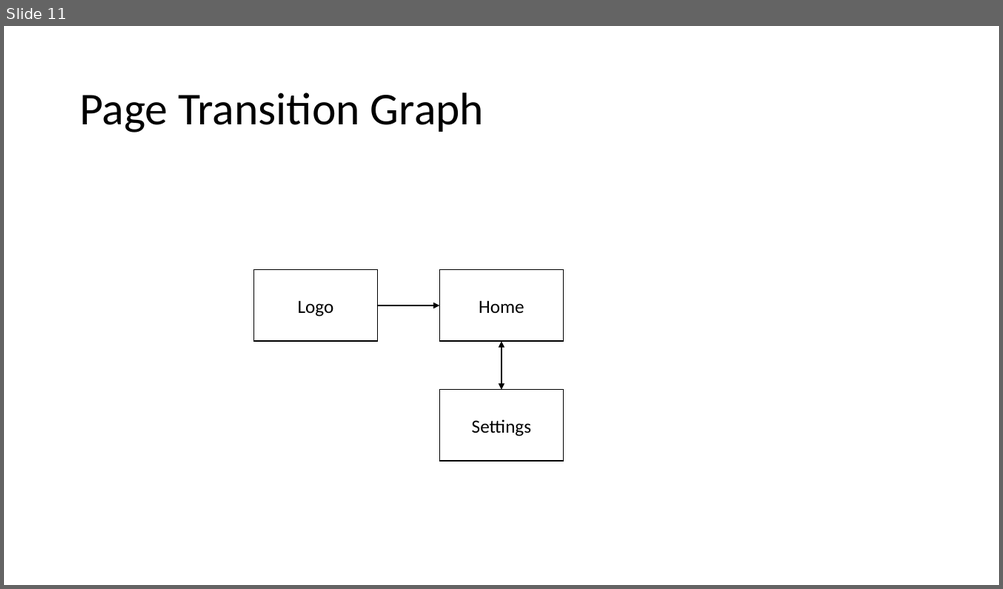
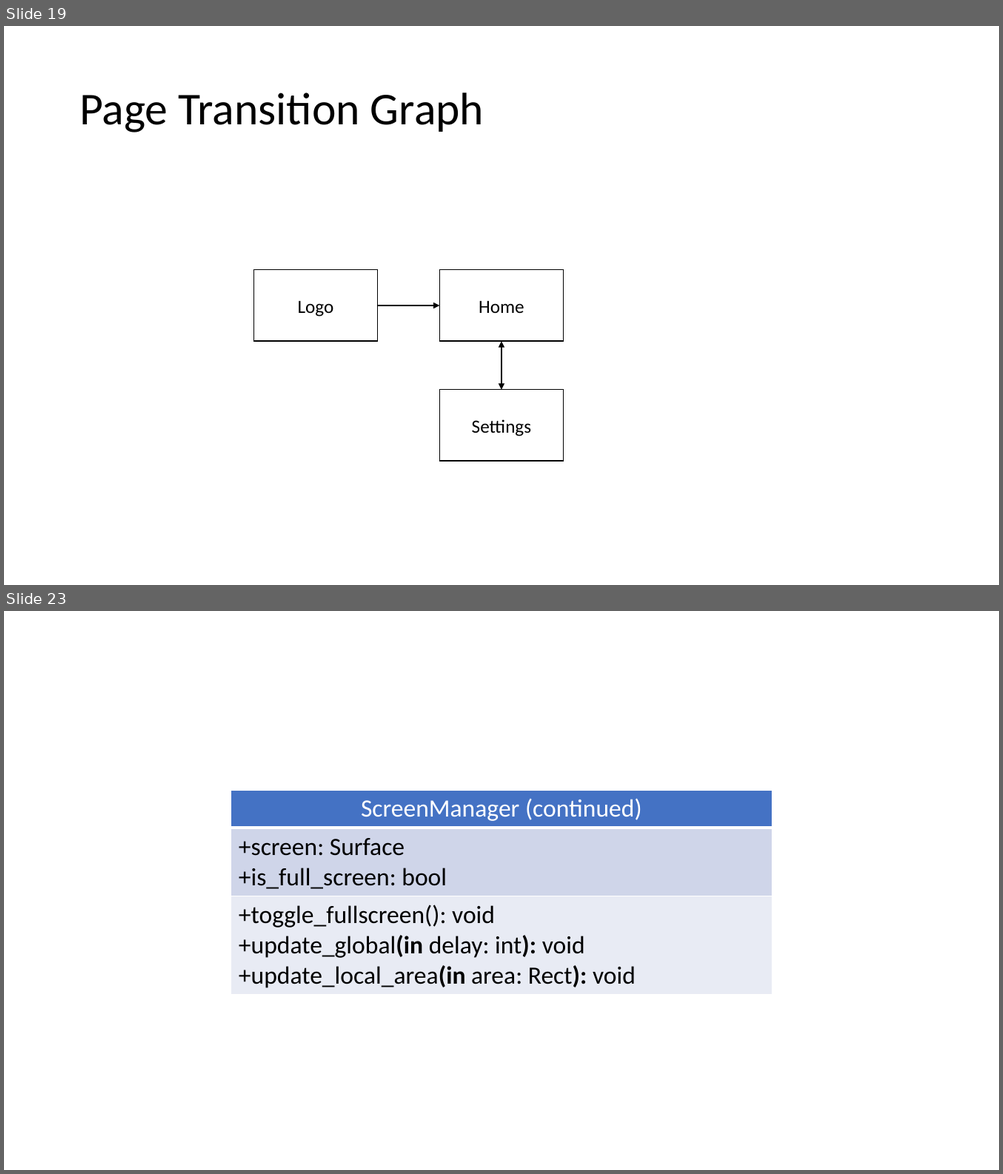
Before and after one commit to wertolf/vocabulary-builder, a slide deck: documentation/diagrams.pptx. Shown one above the other, each under a label of ours: slide 11 before the commit, slides 19 and 23 after it; the slides between them are not shown. The pictures are 1003x589 and 1003x1174 pixels, drawn with LibreOffice and Linux fonts; fonts in the diff are those of the drawing. Boxes give left, top, right and bottom in pixels: in the first picture for what was removed or moved away, otherwise in the second. Text is boxed around its words. In the diff, an @@ line names an element or a change of style, - is before the commit and + after.

```diff
--- a/documentation/diagrams.pptx
+++ b/documentation/diagrams.pptx
@@ slide 23 added at (4, 611, 999, 1170), background #FFFFFF @@
@@ table added at (231, 790, 771, 991), 3 rows, 1 columns @@
+ScreenManager (continued)
++screen: Surface / +is_full_screen: bool
++toggle_fullscreen(): void / +update_global(in delay: int): void / +update_local_area(in area: Rect): void
@@ what was slide 11 is now slide 19 @@
```
Also in this commit, not shown: 4 slides changed, 11 other slides added, 12 other files.
